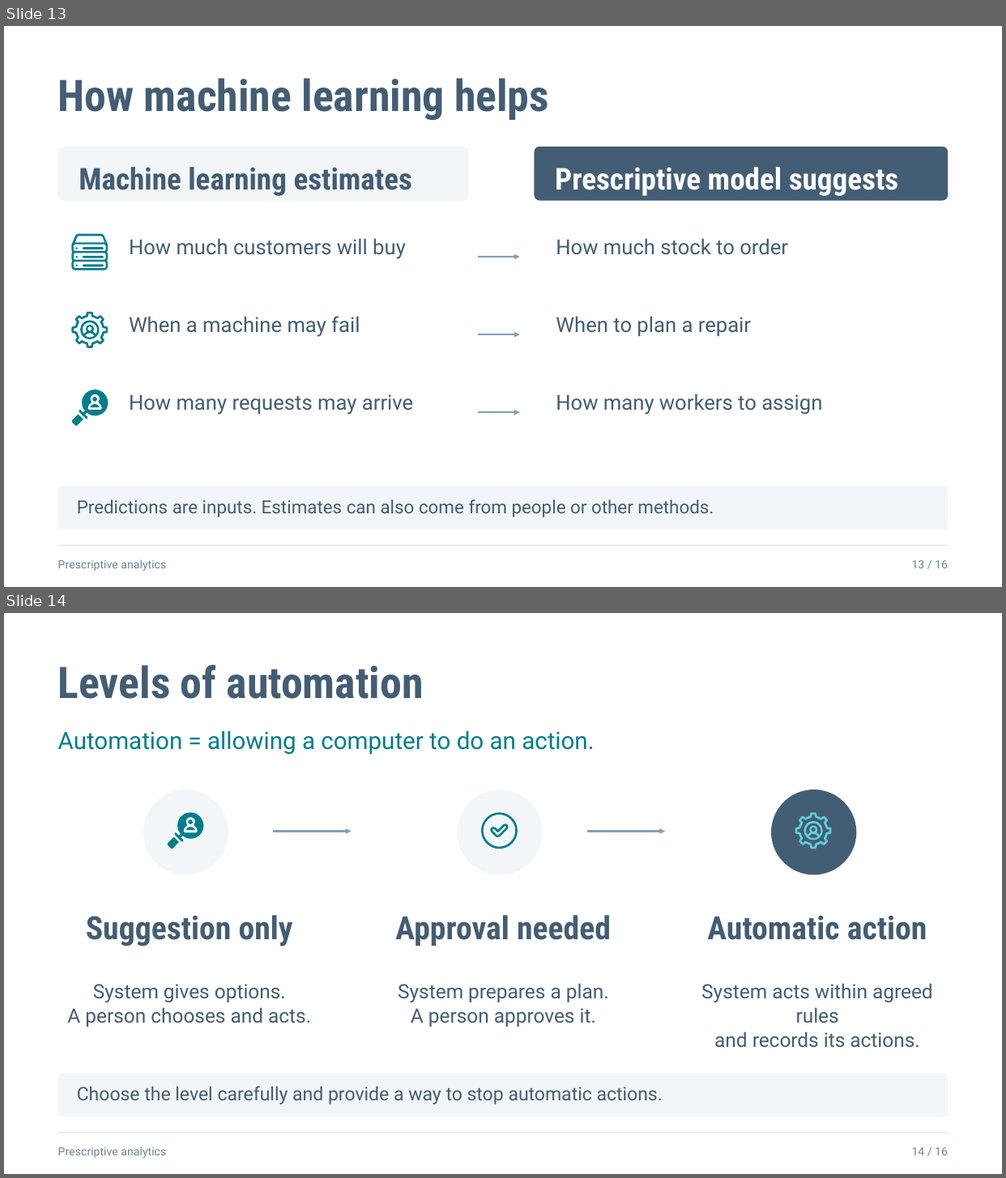
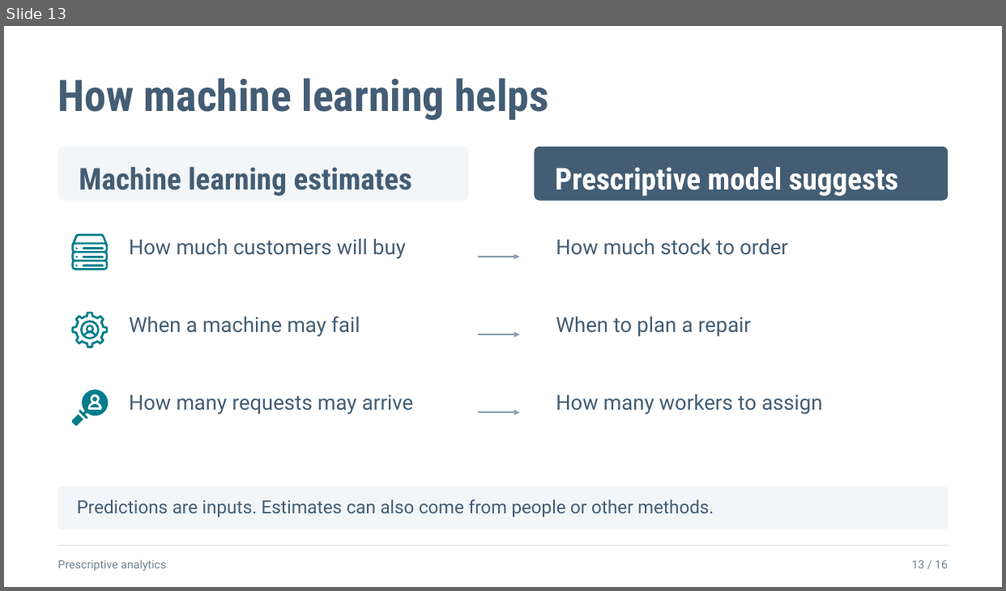
Before and after one commit to aliomar139/M2-Projects, a slide deck: prescriptive-analytics/prescriptive-analytics-presentation-designed.pptx. Shown one above the other, each under a label of ours: slides 13 and 14 before the commit, slide 13 after it. The pictures are 1006x1178 and 1006x591 pixels, drawn with LibreOffice and Linux fonts; fonts in the diff are those of the drawing. Boxes give left, top, right and bottom in pixels: in the first picture for what was removed or moved away, otherwise in the second. Text is boxed around its words. In the diff, an @@ line names an element or a change of style, - is before the commit and + after.

Commit message:
Update prescriptive analytics script: Remove slides on machine learning and automation, and adjust slide titles for clarity

```diff
--- a/prescriptive-analytics/prescriptive-analytics-presentation-designed.pptx
+++ b/prescriptive-analytics/prescriptive-analytics-presentation-designed.pptx
@@ slide 14 removed at bbox=[4, 613, 1002, 1174], background #FFFFFF @@
@@ text removed at bbox=[58, 665, 424, 699] @@
-Levels of automation
@@ text removed at bbox=[58, 730, 594, 754] @@
-Automation = allowing a computer to do an action.
@@ ellipse removed at bbox=[143, 790, 228, 875] @@
@@ ellipse removed at bbox=[457, 790, 542, 875] @@
@@ ellipse removed at bbox=[771, 790, 856, 875] @@
@@ freeform shape removed at bbox=[481, 812, 517, 849] @@
@@ freeform shape removed at bbox=[490, 824, 509, 837] @@
@@ freeform shape removed at bbox=[795, 812, 831, 849] @@
@@ freeform shape removed at bbox=[803, 821, 822, 841] @@
@@ group removed at bbox=[168, 812, 203, 850]: 4 freeform shapes @@
@@ arrow removed from (274, 832) to (351, 832) @@
@@ arrow removed from (586, 832) to (665, 832) @@
@@ text removed at bbox=[86, 915, 293, 947] @@
-Suggestion only
@@ text removed at bbox=[395, 915, 611, 946] @@
-Approval needed
@@ text removed at bbox=[707, 915, 927, 940] @@
-Automatic action
@@ text removed at bbox=[67, 984, 311, 1027] @@
-System gives options.
-A person chooses and acts.
@@ text removed at bbox=[398, 983, 609, 1027] @@
-System prepares a plan.
-A person approves it.
@@ text removed at bbox=[701, 983, 933, 1048] @@
-System acts within agreed
-rules
-and records its actions.
@@ rounded rectangle removed at bbox=[58, 1073, 948, 1117] @@
@@ text removed at bbox=[77, 1086, 663, 1105] @@
-Choose the level carefully and provide a way to stop automatic actions.
@@ line removed from (58, 1133) to (948, 1133) @@
@@ text removed at bbox=[58, 1147, 166, 1158] @@
-Prescriptive analytics
@@ text removed at bbox=[912, 1148, 948, 1156] @@
-14 / 16
```
Also in this commit, not shown: 1 other slide removed, 1 other file.
